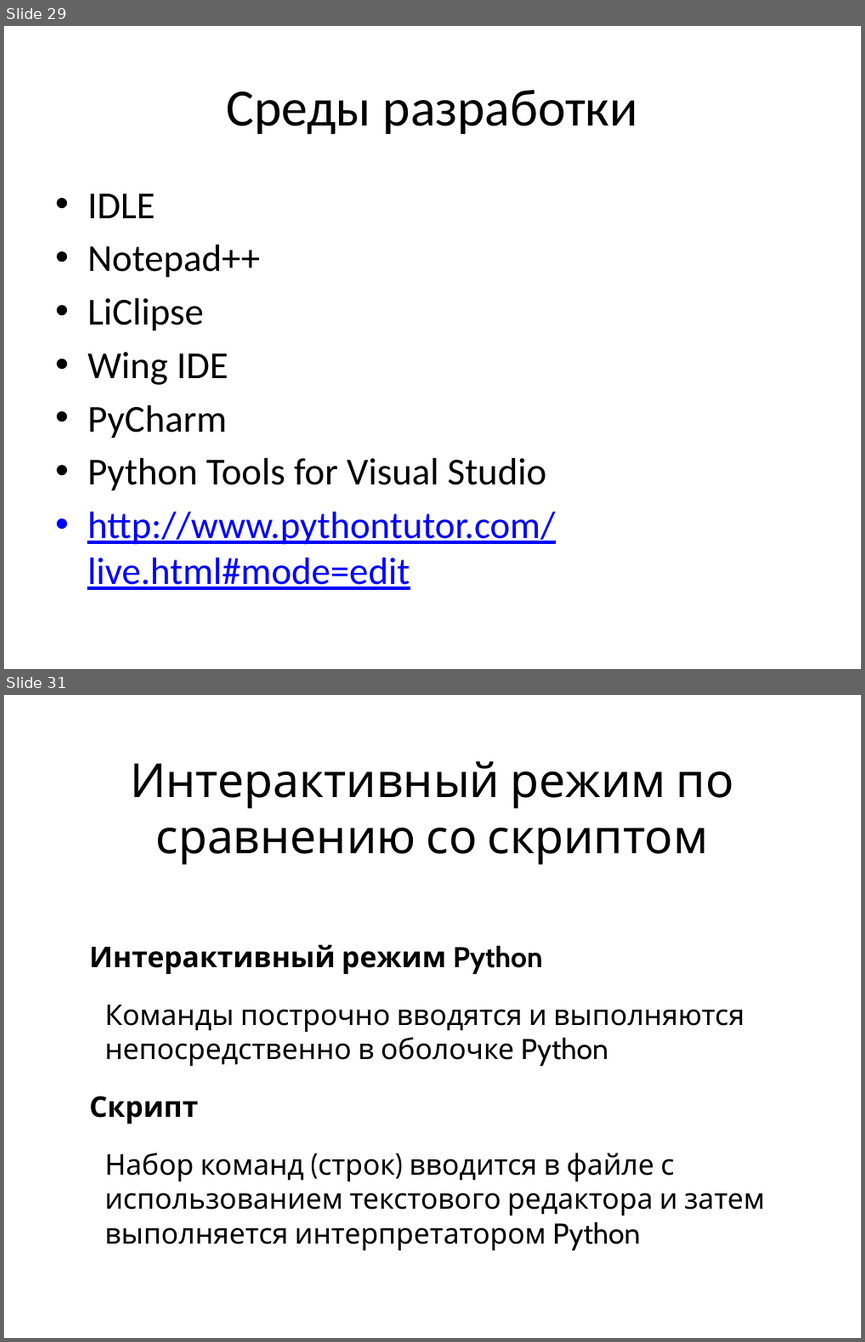
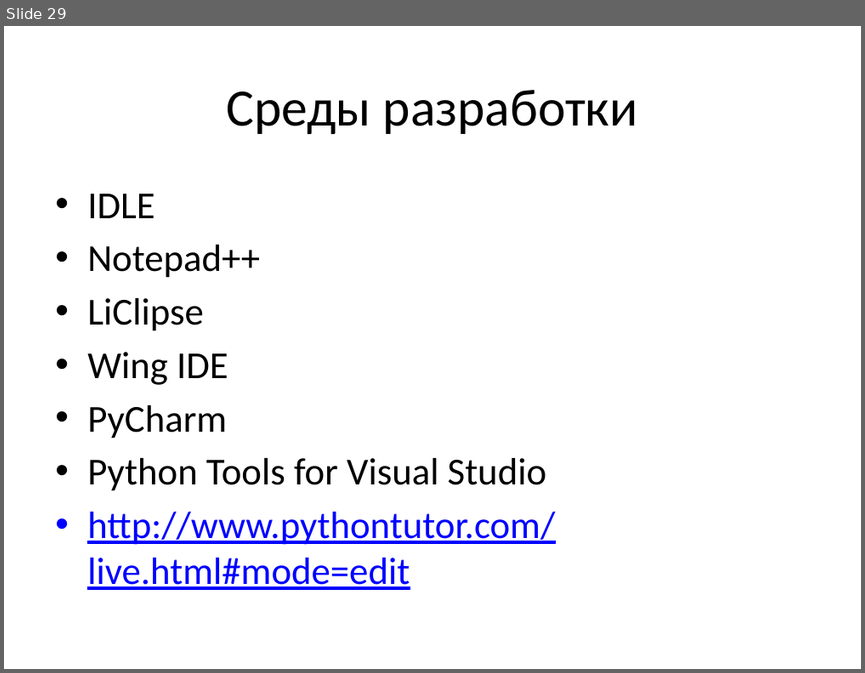
Before and after one commit to maxchv/LearnPython, a slide deck: week01/01.PythonIntroduction.pptx. Shown one above the other, each under a label of ours: slides 29 and 31 before the commit, slide 29 after it; the slides between them are not shown. The pictures are 865x1342 and 865x673 pixels, drawn with LibreOffice and Linux fonts; fonts in the diff are those of the drawing. Boxes give left, top, right and bottom in pixels: in the first picture for what was removed or moved away, otherwise in the second. Text is boxed around its words. In the diff, an @@ line names an element or a change of style, - is before the commit and + after.

```diff
--- a/week01/01.PythonIntroduction.pptx
+++ b/week01/01.PythonIntroduction.pptx
@@ slide 31 removed at box(4, 695, 861, 1338), background #FFFFFF @@
@@ title removed at box(130, 761, 734, 865) @@
-Интерактивный режим по сравнению со скриптом
@@ text removed at box(89, 944, 765, 1250) @@
-• Интерактивный режим Python
-  – Команды построчно вводятся и выполняются непосредственно в оболочке Python
-• Скрипт
-  – Набор команд (строк) вводится в файле с использованием текстового редактора и затем выполняется интерпретатором Python
```
Also in this commit, not shown: 1 slide changed, 1 slide added, 19 other slides removed, 2 other files.
